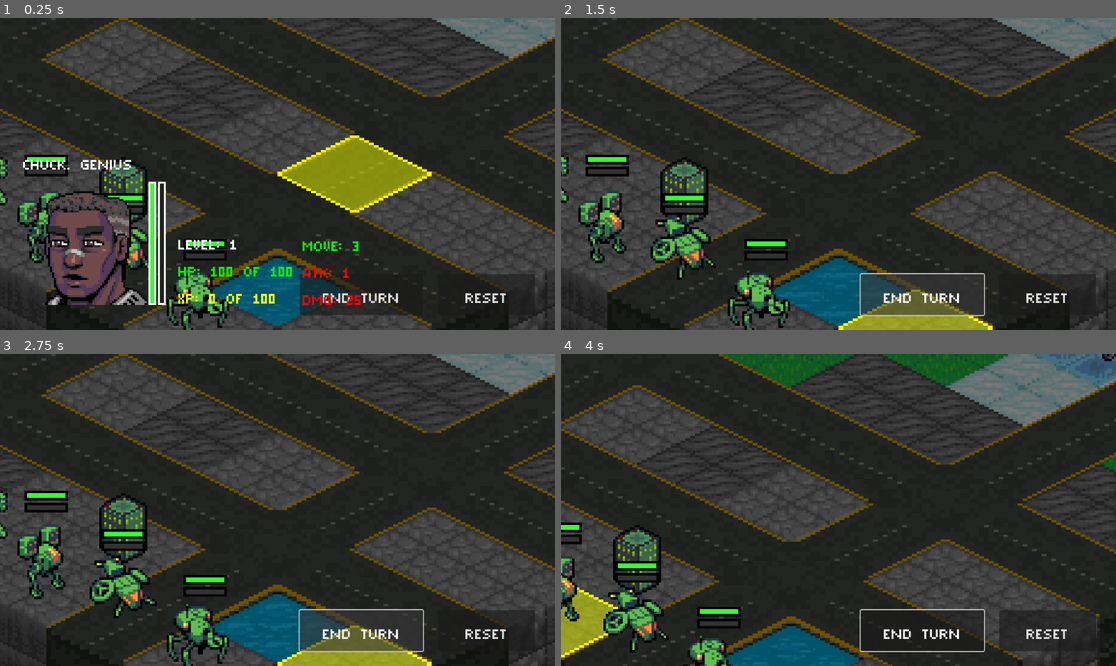
Above: before the commit, frames 1-4 (two rows, left to right).
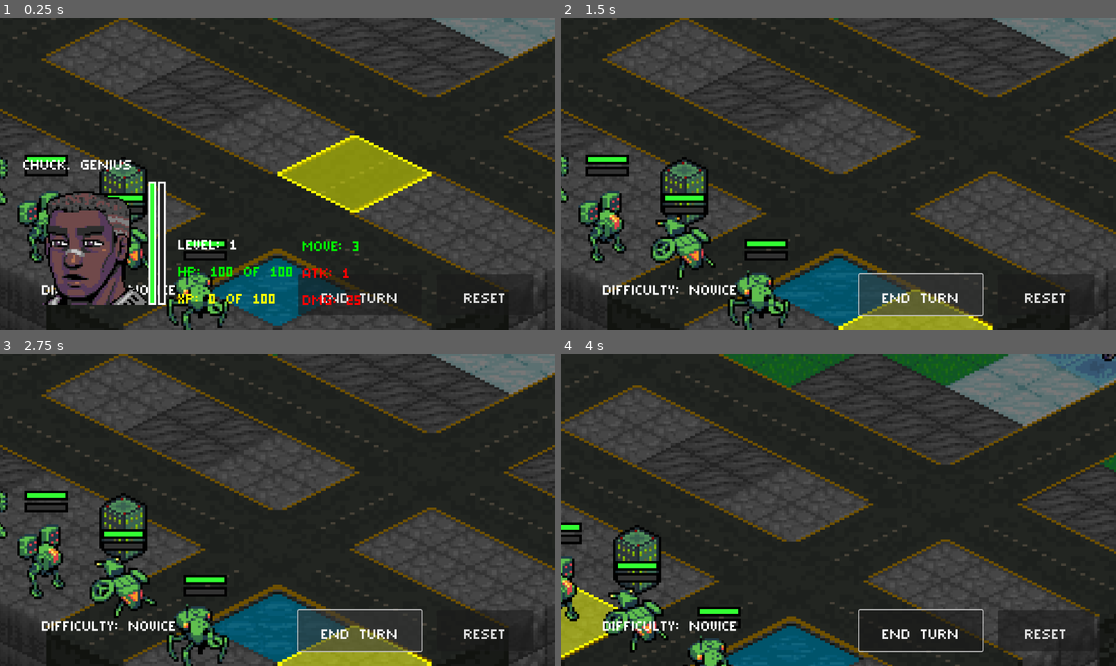
Above: after the commit, the same moments.

Repository: Tekknobot/Terrain
Game: Godot game, scene res://Scenes/Main.tscn
The game is run twice, just before and just after one commit, with the same random seed, the same clock (stepped at 60 frames per second) and the same inputs.
Inputs (mouse positions are in pixels of both pictures, inside the frame that each line leads up to):
- Up to frame 1 (0.25 s): no input
- Up to frame 2 (1.5 s): click "END TURN" at 0.5 s; click "END TURN" at 1.25 s
- Up to frame 3 (2.75 s): click "END TURN" at 2 s
- Up to frame 4 (4 s): move the mouse to (960, 494) at 2.77 s; click (960, 494) at 2.92 s; drag from (727, 525) to (605, 606) at 3.52 s

The runs differ from the first frame. In frame 1, 0.5% of the frame differs, in the area x 7-97%, y 82-96%; in frame 2, 0.9%; in frame 3, 0.9%; in frame 4, 0.9%, in the area x 7-97%, y 81-96%.

Commit message:
Add difficulty tiers.

Diff:
--- a/Scenes/Main.tscn
+++ b/Scenes/Main.tscn
@@ -222,7 +222,7 @@
 
 [node name="BattleGrid" type="Node2D"]
 
-[node name="TileMap" type="TileMap" parent="."]
+[node name="TileMap" type="TileMap" parent="." node_paths=PackedStringArray("map_details")]
 y_sort_enabled = true
 tile_set = SubResource("TileSet_k2046")
 format = 2
@@ -233,6 +233,7 @@
 grid_height = 8
 player_units = Array[PackedScene]([ExtResource("9_cq62f"), ExtResource("10_ijfy0"), ExtResource("11_1jvt7"), ExtResource("12_g6pgr"), ExtResource("13_nlsfu"), ExtResource("14_usaop")])
 enemy_units = Array[PackedScene]([ExtResource("9_tx01l"), ExtResource("10_jnxcy"), ExtResource("11_kslvh"), ExtResource("12_igjmq"), ExtResource("13_mmtes"), ExtResource("14_42888")])
+map_details = NodePath("../CanvasLayer/Control/HBoxContainer/MapDetails")
 structure_scenes = Array[PackedScene]([ExtResource("29_u3kwq"), ExtResource("30_vr6ln"), ExtResource("31_u8ap8"), ExtResource("32_ebequ"), ExtResource("33_8ltv0"), ExtResource("34_r0hbk")])
 max_structures = 6
 max_enemy_units = 3
@@ -258,9 +259,9 @@
 anchor_top = 1.0
 anchor_right = 1.0
 anchor_bottom = 1.0
-offset_left = -317.0
+offset_left = -852.0
 offset_top = -135.0
-offset_right = -277.0
+offset_right = -812.0
 offset_bottom = -95.0
 grow_horizontal = 0
 grow_vertical = 0
@@ -272,6 +273,13 @@
 offset_right = 507.0
 offset_bottom = 104.0
 theme_override_constants/separation = 32
+
+[node name="MapDetails" type="RichTextLabel" parent="CanvasLayer/Control/HBoxContainer"]
+custom_minimum_size = Vector2(500, 0)
+layout_mode = 2
+theme_override_fonts/normal_font = ExtResource("39_jffjd")
+theme_override_font_sizes/normal_font_size = 64
+text = "DIFFICLUTY: NOVICE"
 
 [node name="EndTurn" type="Button" parent="CanvasLayer/Control/HBoxContainer"]
 custom_minimum_size = Vector2(256, 72)
--- a/Scripts/GameData.gd
+++ b/Scripts/GameData.gd
@@ -7,6 +7,8 @@
 var current_level: int = 1
 var selected_upgrade: String = ""
 var max_enemy_units: int = 3
+
+var map_difficulty: int = 1
 
 # Optional: Additional persistent data you may want to track.
 var player_stats: Dictionary = {
--- a/Scripts/RewardsUpgrades.gd
+++ b/Scripts/RewardsUpgrades.gd
@@ -53,6 +53,7 @@
 	# Save the current level progress if needed.
 	GameData.current_level += 1
 	GameData.max_enemy_units += 1
+	GameData.map_difficulty += 1
 
 	self.visible = false
 
--- a/Scripts/TileMap.gd
+++ b/Scripts/TileMap.gd
@@ -23,6 +23,8 @@
 @export var player_units: Array[PackedScene]
 @export var enemy_units: Array[PackedScene]
 
+@export var map_details: RichTextLabel
+
 var noise := FastNoiseLite.new()
 var tile_size: Vector2
 
@@ -63,13 +65,22 @@
 signal unit_selected(selected_unit)
 signal units_spawned
 
+var difficulty_tiers: Dictionary = {
+	1: "Novice",
+	2: "Apprentice",
+	3: "Adept",
+	4: "Expert",
+	5: "Master",
+	6: "Grandmaster"
+}
+
+
 func _ready():
 	tile_size = get_tileset().tile_size
 	_setup_noise()
 	_generate_map()
 
 	call_deferred("_post_map_generation")  # Wait until the next frame
-
 
 # New _process function to check for a continuous press.
 func _process(delta):
@@ -434,6 +445,7 @@
 			var tile_id = _get_tile_id_from_noise(n)
 			set_cell(0, Vector2i(x, y), tile_id, Vector2i.ZERO)
 	_generate_roads()
+	map_details.text = "DIFFICULTY: " + difficulty_tiers[GameData.map_difficulty]
 
 func _get_tile_id_from_noise(n: float) -> int:
 	if n < water_threshold:
